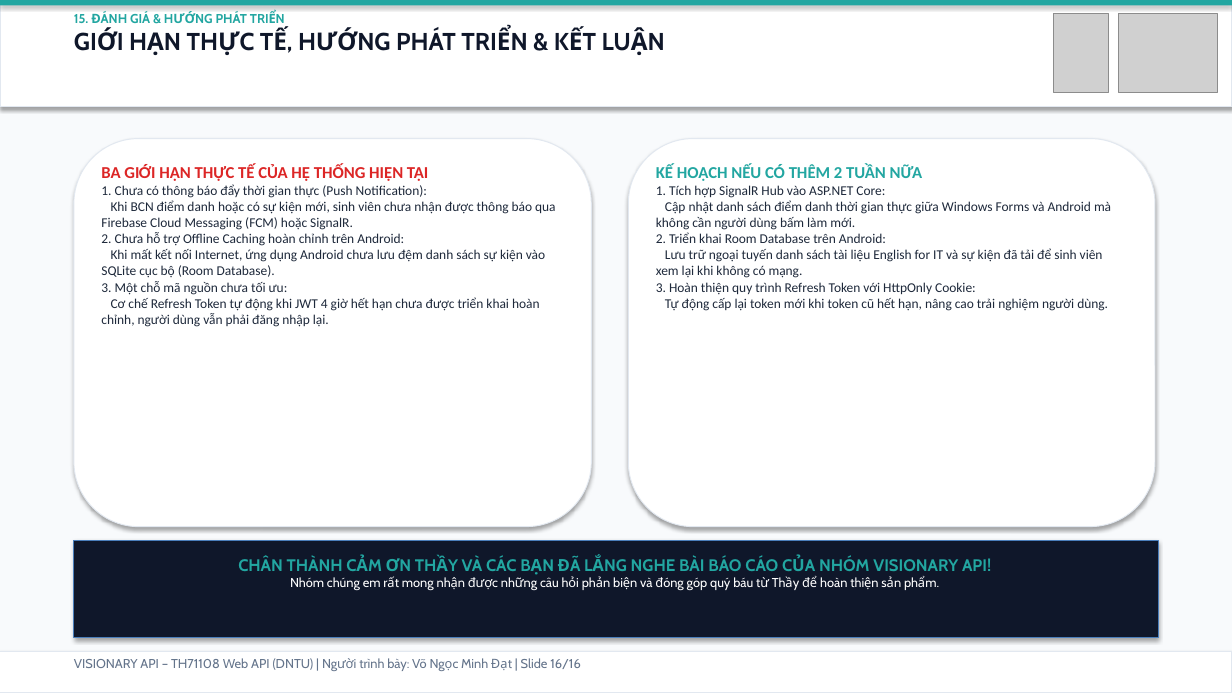
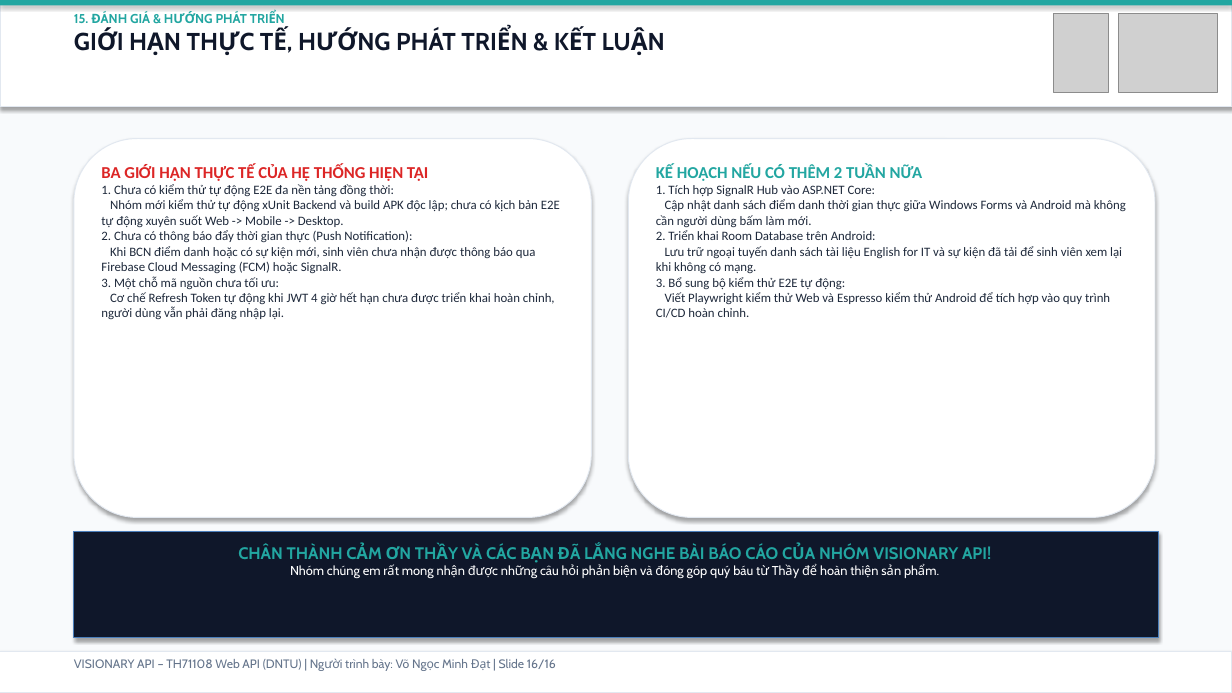
Before and after one commit to lovemvaf/visionary-api, a slide deck: slide 16 of deliverables/VISIONARY_TH71108_FINAL_PRESENTATION.pptx. Drawn at 1232x693 pixels with LibreOffice and Linux fonts; fonts in the diff are those of the drawing; grey boxes stand for pictures. Boxes give left, top, right and bottom in pixels: in the first picture for what was removed or moved away, otherwise in the second. Text is boxed around its words. In the diff, an @@ line names an element or a change of style, - is before the commit and + after.

```diff
--- a/deliverables/VISIONARY_TH71108_FINAL_PRESENTATION.pptx
+++ b/deliverables/VISIONARY_TH71108_FINAL_PRESENTATION.pptx
@@ rounded rectangle resized from (x1=74, y1=139, x2=592, y2=527) to (x1=74, y1=139, x2=592, y2=518) @@
@@ rounded rectangle resized from (x1=628, y1=139, x2=1155, y2=527) to (x1=628, y1=139, x2=1155, y2=518) @@
@@ text at (x1=101, y1=184, x2=560, y2=242): text changed; size 10.5 to 10 pt @@
-1. Chưa có thông báo đẩy thời gian thực (Push Notification):
+1. Chưa có kiểm thử tự động E2E đa nền tảng đồng thời:
+Nhóm mới kiểm thử tự động xUnit Backend và build APK độc lập; chưa có kịch bản E2E tự động xuyên suốt Web -> Mobile -> Desktop.
+2. Chưa có thông báo đẩy thời gian thực (Push Notification):
@@ text at (x1=656, y1=185, x2=1126, y2=273): size 10.5 to 10 pt in "1. Tích hợp SignalR Hub vào ASP.NET ...", "Cập nhật danh sách điểm danh thời ...", "2. Triển khai Room Database trên Android:", "Lưu trữ ngoại tuyến danh sách tài ..." @@
@@ text at (x1=101, y1=232, x2=545, y2=278): paragraphs removed @@
-2. Chưa hỗ trợ Offline Caching hoàn chỉnh trên Android:
-Khi mất kết nối Internet, ứng dụng Android chưa lưu đệm danh sách sự kiện vào SQLite cục bộ (Room Database).
@@ text at (x1=101, y1=246, x2=555, y2=319): size 10.5 to 10 pt in "Khi BCN điểm danh hoặc có sự ...", "3. Một chỗ mã nguồn chưa tối ...", "Cơ chế Refresh Token tự động khi ..." @@
@@ text at (x1=656, y1=277, x2=1110, y2=318): text changed; size 10.5 to 10 pt @@
-3. Hoàn thiện quy trình Refresh Token với HttpOnly Cookie:
-Tự động cấp lại token mới khi token cũ hết hạn, nâng cao trải nghiệm người dùng.
+3. Bổ sung bộ kiểm thử E2E tự động:
+Viết Playwright kiểm thử Web và Espresso kiểm thử Android để tích hợp vào quy trình CI/CD hoàn chỉnh.
@@ rectangle resized from (x1=74, y1=541, x2=1158, y2=638) to (x1=74, y1=531, x2=1158, y2=638) @@
@@ text "CHÂN THÀNH CẢM ƠN THẦY ..." moved from (x1=238, y1=557, x2=991, y2=591) to (x1=238, y1=545, x2=991, y2=579) @@
@@ text "VISIONARY API – TH71108 Web ..." at (x1=74, y1=659, x2=556, y2=671): size 10 to 9.5 pt @@
```
Also in this commit, not shown: 14 other slides changed, 1 slide added, 1 slide removed, 50 other files.
